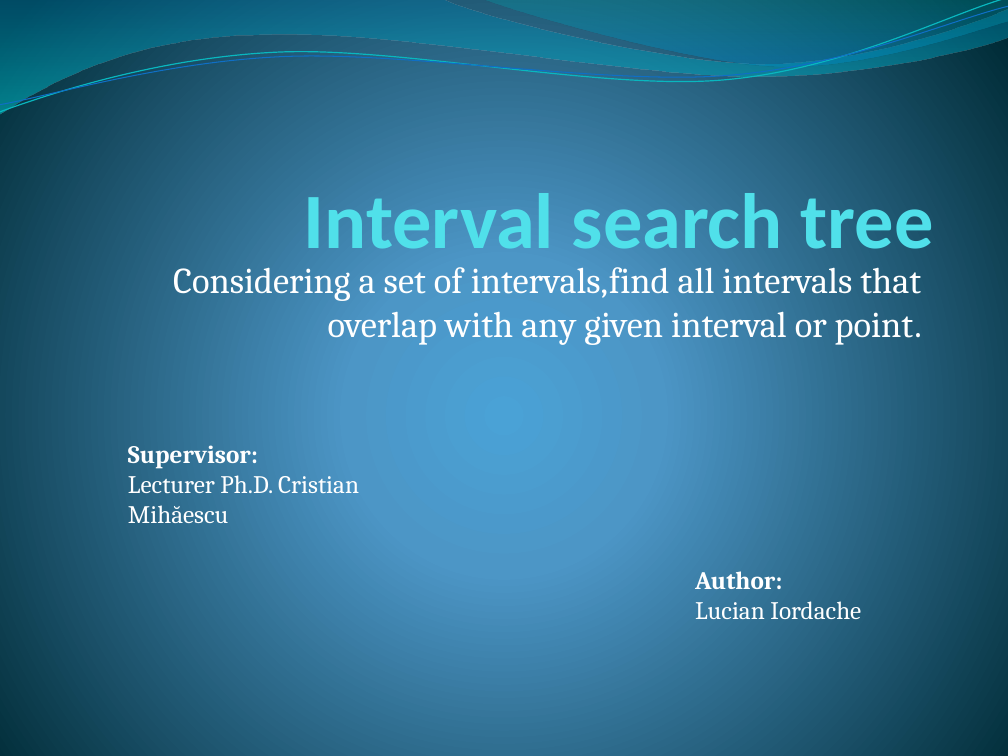
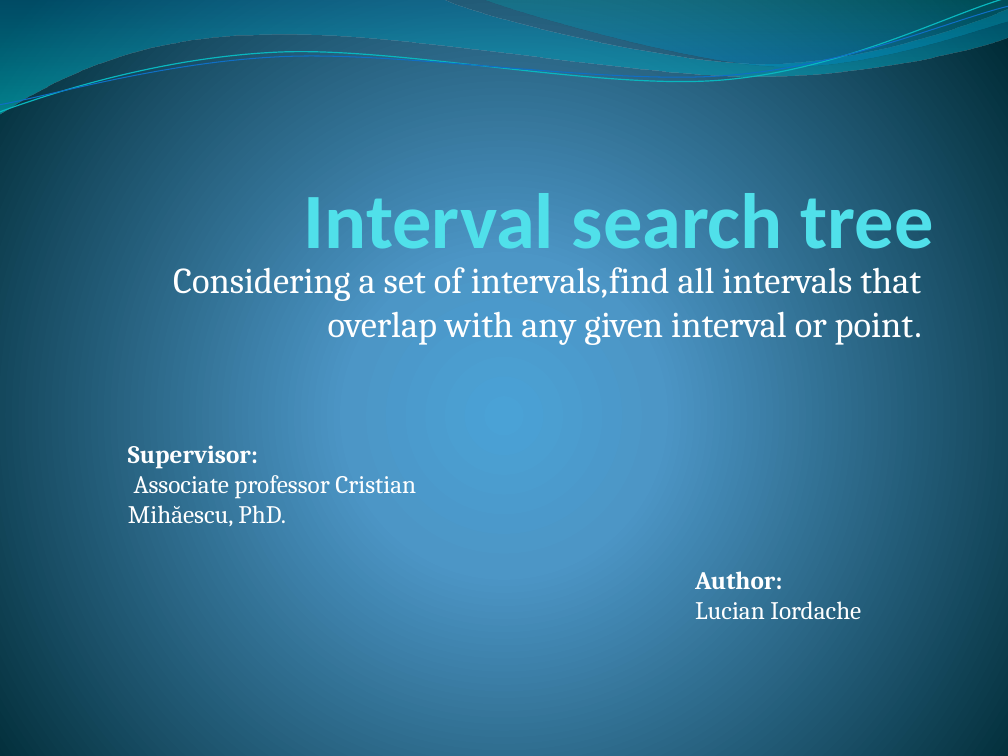
Before and after one commit to mihaescu/ADS, a slide deck: slide 1 of BST/Geometric Applications/Interval Search by Iordache Lucian/Presentation/Interval search tree.pptx. Drawn at 1008x756 pixels with LibreOffice and Linux fonts; fonts in the diff are those of the drawing. Boxes give left, top, right and bottom in pixels: in the first picture for what was removed or moved away, otherwise in the second. Text is boxed around its words. In the diff, an @@ line names an element or a change of style, - is before the commit and + after.

Commit message:
Presentation update

```diff
--- a/BST/Geometric Applications/Interval Search by Iordache Lucian/Presentation/Interval search tree.pptx
+++ b/BST/Geometric Applications/Interval Search by Iordache Lucian/Presentation/Interval search tree.pptx
@@ text at box(128, 445, 416, 526): text changed @@
-Supervisor:
-Lecturer Ph.D. Cristian Mihăescu
+Supervisor:
+Associate professor Cristian Mihăescu, PhD.
```
Also in this commit, not shown: 1 other file.
